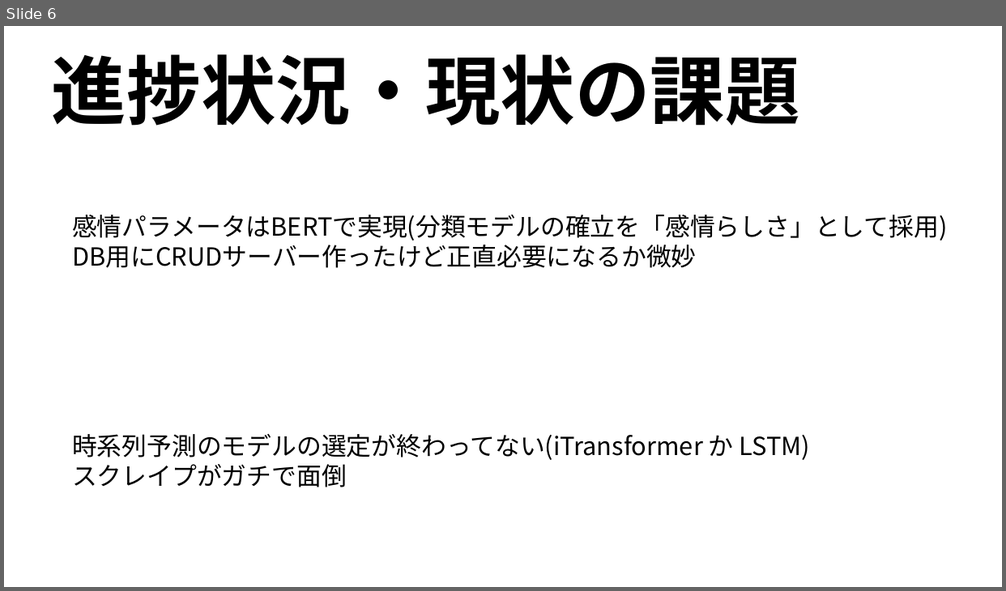
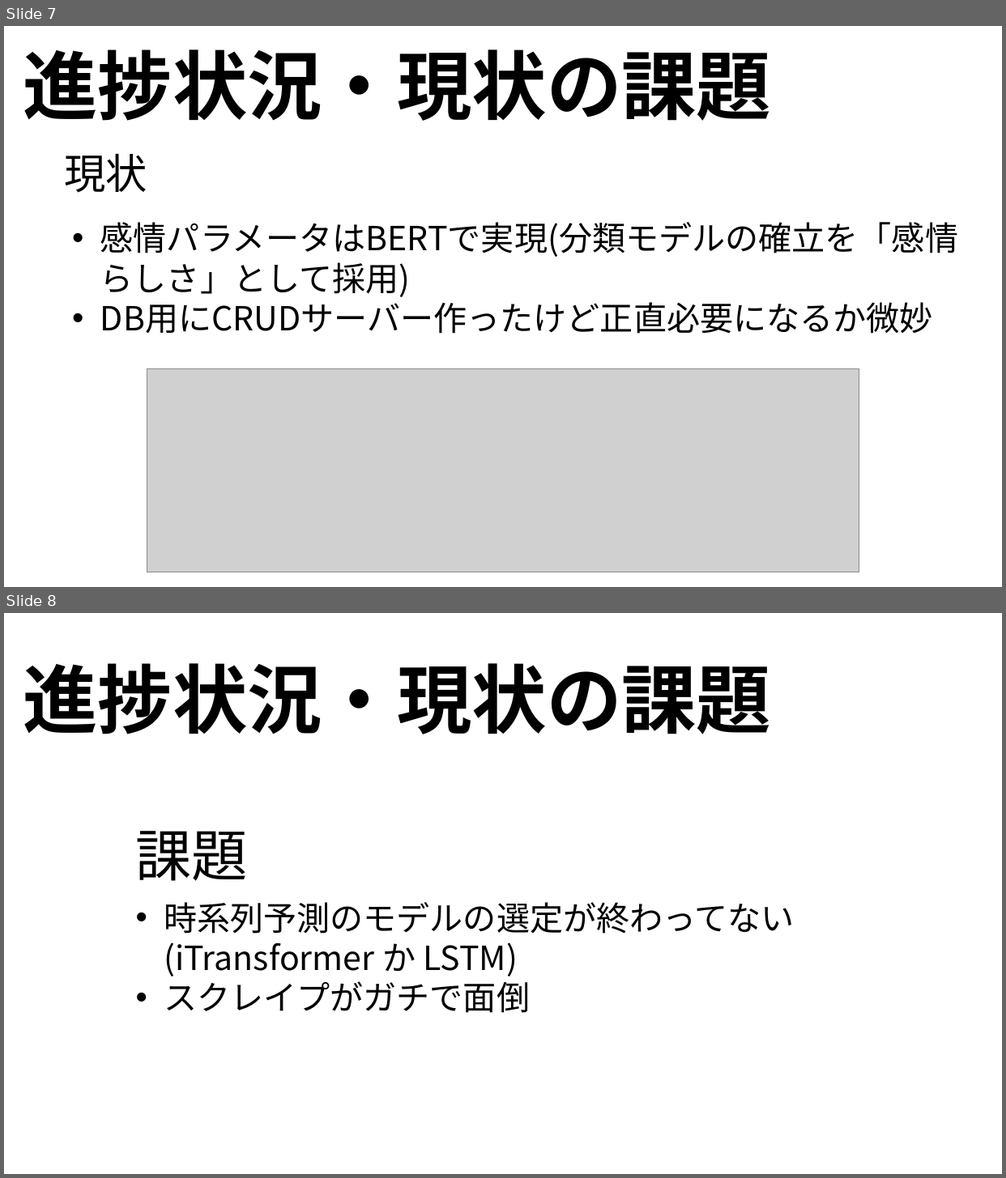
Before and after one commit to ryoww/PBL_stock, a slide deck: 中間発表.pptx. Shown one above the other, each under a label of ours: slide 6 before the commit, slides 7 and 8 after it. The pictures are 1006x591 and 1006x1178 pixels, drawn with LibreOffice and Linux fonts; fonts in the diff are those of the drawing; grey boxes stand for pictures. Boxes give left, top, right and bottom in pixels: in the first picture for what was removed or moved away, otherwise in the second. Text is boxed around its words. In the diff, an @@ line names an element or a change of style, - is before the commit and + after.

```diff
--- a/中間発表.pptx
+++ b/中間発表.pptx
@@ slide 8 added at bbox=[4, 613, 1002, 1174], background #FFFFFF @@
@@ title added at bbox=[23, 663, 771, 735], 72 pt, text #000000, bold @@
+進捗状況・現状の課題
@@ text added at bbox=[136, 831, 249, 881], 54 pt, text #000000 @@
+課題
@@ text added at bbox=[164, 902, 794, 1013], 32 pt, text #000000 @@
+• 時系列予測のモデルの選定が終わってない(iTransformer か LSTM)
+• スクレイプがガチで面倒
@@ what was slide 6 is now slide 7 @@
@@ slide 7 changed as well @@
@@ title "進捗状況・現状の課題": place and size @@
-title "進捗状況・現状の課題" at bbox=[52, 54, 800, 126]
+title "進捗状況・現状の課題" at bbox=[23, 49, 771, 121]
@@ text added at bbox=[64, 153, 147, 193], 40 pt, text #000000 @@
+現状
@@ text "感情パラメータはBERTで実現(分類モデルの確立を「感情らしさ」として採用)": place and size @@
-text "感情パラメータはBERTで実現(分類モデルの確立を「感情らしさ」として採用)" at bbox=[72, 215, 947, 268]
+text "感情パラメータはBERTで実現(分類モデルの確立を「感情らしさ」として採用)" at bbox=[100, 222, 958, 334]
@@ text "感情パラメータはBERTで実現(分類モデルの確立を「感情らしさ」として採用)" at bbox=[100, 222, 958, 334]: size 24 to 32 pt; bullet none to • @@
@@ picture added at bbox=[147, 369, 859, 574] @@
@@ text removed at bbox=[72, 434, 811, 488] @@
-時系列予測のモデルの選定が終わってない(iTransformer か LSTM)
-スクレイプがガチで面倒
```
Also in this commit, not shown: 5 other slides changed, 1 other slide added, 1 slide removed, 11 other files.
